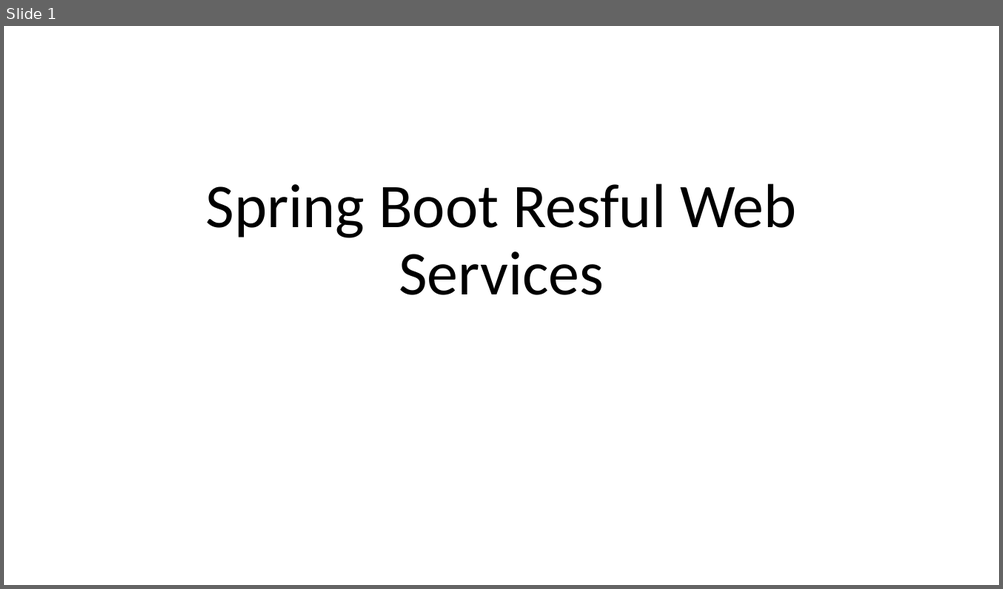
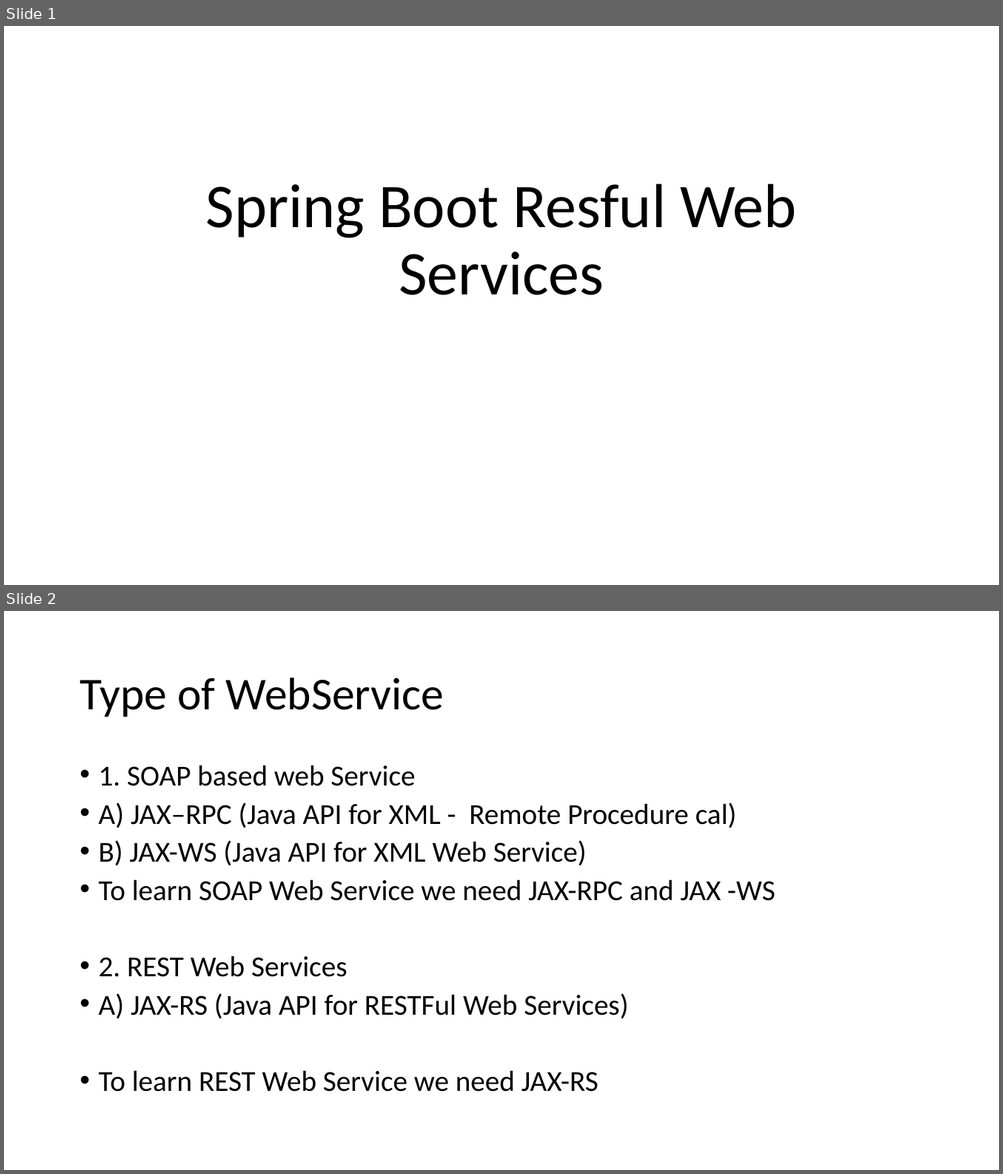
Before and after one commit to thinkervipulsrivastava/Life, a slide deck: Spring Boot Resful Web Services.pptx. Shown one above the other, each under a label of ours: slide 1 before the commit, slides 1 and 2 after it. The pictures are 1003x589 and 1003x1174 pixels, drawn with LibreOffice and Linux fonts; fonts in the diff are those of the drawing. Boxes give left, top, right and bottom in pixels: in the first picture for what was removed or moved away, otherwise in the second. Text is boxed around its words. In the diff, an @@ line names an element or a change of style, - is before the commit and + after.

```diff
--- a/Spring Boot Resful Web Services.pptx
+++ b/Spring Boot Resful Web Services.pptx
@@ slide 2 added at (x1=4, y1=611, x2=999, y2=1170), background #FFFFFF @@
@@ title added at (x1=79, y1=678, x2=444, y2=717), 44 pt, text #000000 @@
+Type of WebService
@@ text added at (x1=99, y1=765, x2=775, y2=1092), 28 pt, text #000000 @@
+• 1. SOAP based web Service
+• A) JAX–RPC (Java API for XML - Remote Procedure cal)
+• B) JAX-WS (Java API for XML Web Service)
+• To learn SOAP Web Service we need JAX-RPC and JAX -WS
+• 2. REST Web Services
+• A) JAX-RS (Java API for RESTFul Web Services)
+• To learn REST Web Service we need JAX-RS
```
Also in this commit, not shown: 2 other slides added, 20 other files.
